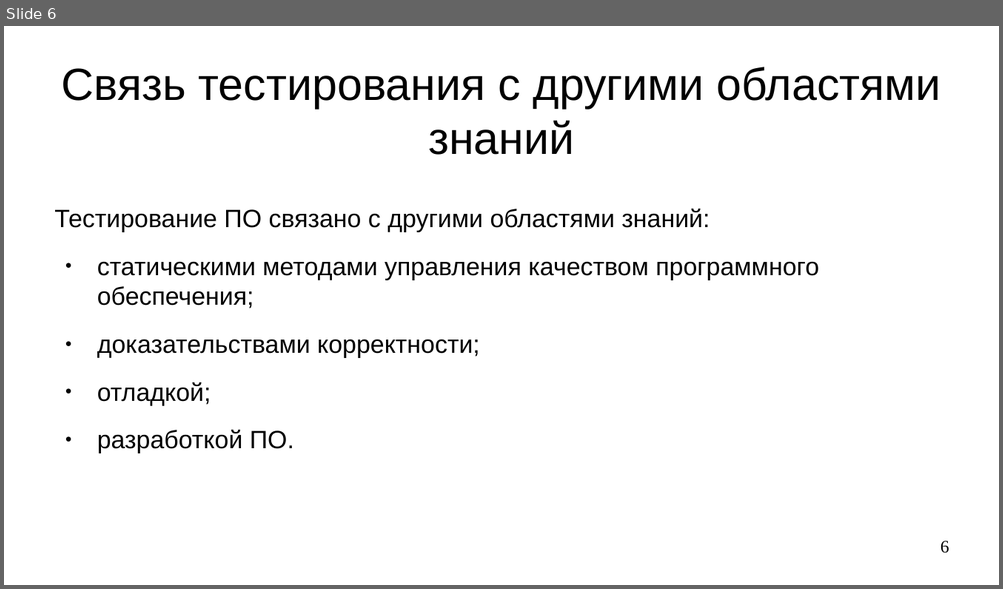
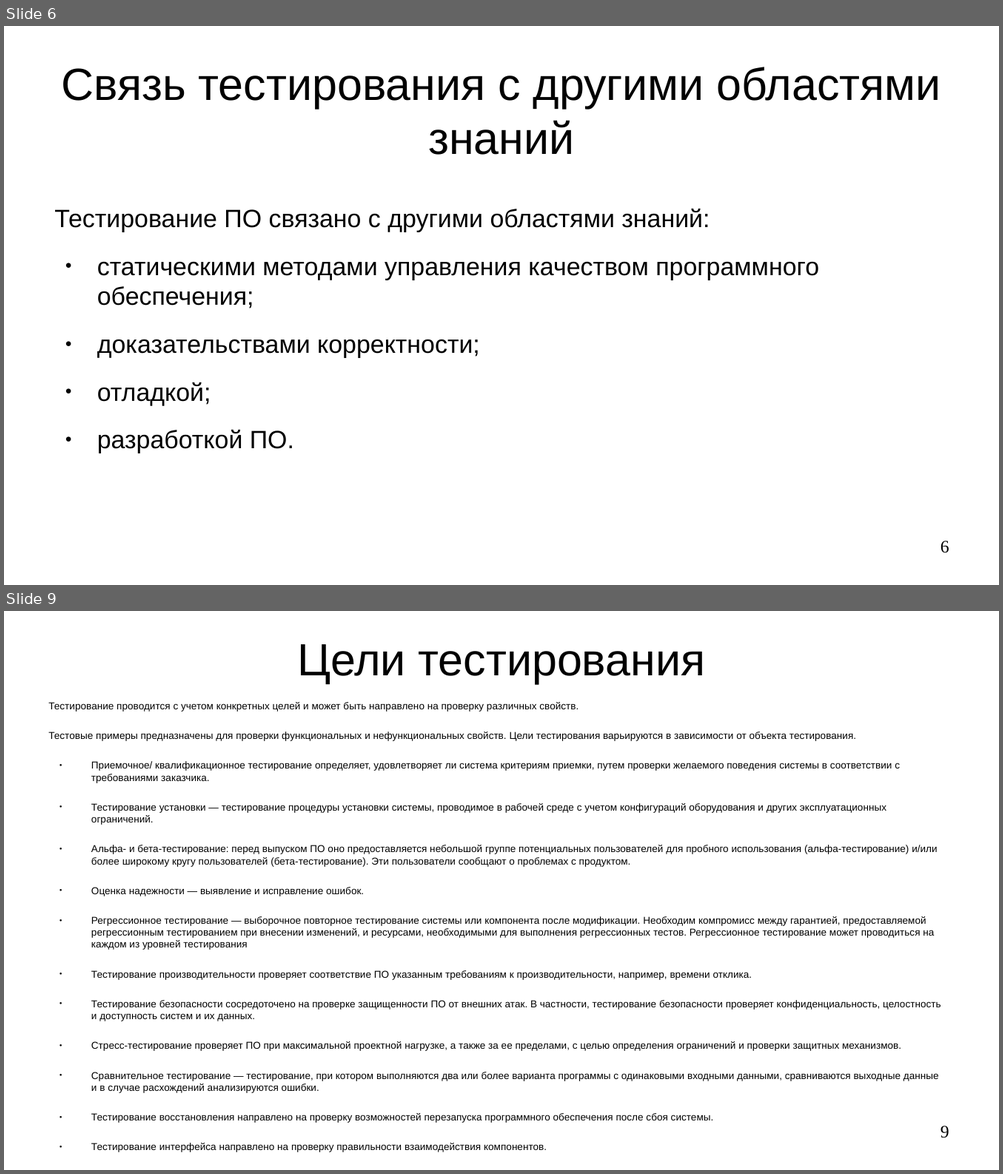
Before and after one commit to steelcraft/stud-lab, a slide deck: Лекции/CASWE01#L4.odp. Shown one above the other, each under a label of ours: slide 6 before the commit, slides 6 and 9 after it; the slides between them are not shown. The pictures are 1003x589 and 1003x1174 pixels, drawn with LibreOffice and Linux fonts; fonts in the diff are those of the drawing. Boxes give left, top, right and bottom in pixels: in the first picture for what was removed or moved away, otherwise in the second. Text is boxed around its words. In the diff, an @@ line names an element or a change of style, - is before the commit and + after.

```diff
--- a/Лекции/CASWE01#L4.odp
+++ b/Лекции/CASWE01#L4.odp
@@ slide 9 added at bbox=[4, 611, 999, 1170], background #FFFFFF @@
@@ title added at bbox=[297, 644, 706, 684], 36 pt, text #000000 @@
+Цели тестирования
@@ text added at bbox=[48, 702, 940, 1153], 8 pt, text #000000 @@
+Тестирование проводится с учетом конкретных целей и может быть направлено на проверку различных свойств.
+Тестовые примеры предназначены для проверки функциональных и нефункциональных свойств. Цели тестирования варьируются в зависимости от объекта тестирования.
+● Приемочное/ квалификационное тестирование определяет, удовлетворяет ли система критериям приемки, путем проверки желаемого поведения системы в соответствии с требованиями заказчика.
+● Тестирование установки — тестирование процедуры установки системы, проводимое в рабочей среде с учетом конфигураций оборудования и других эксплуатационных ограничений.
+● Альфа- и бета-тестирование: перед выпуском ПО оно предоставляется небольшой группе потенциальных пользователей для пробного использования (альфа-тестирование) и/или более широкому кругу пользователей (бета-тестирование). Эти пользователи сообщают о проблемах с продуктом.
+● Оценка надежности — выявление и исправление ошибок.
+● Регрессионное тестирование — выборочное повторное тестирование системы или компонента после модификации. Необходим компромисс между гарантией, предоставляемой регрессионным тестированием при внесении изменений, и ресурсами, необходимыми для выполнения регрессионных тестов. Регрессионное тестирование может проводиться на каждом из уровней тестирования
+● Тестирование производительности проверяет соответствие ПО указанным требованиям к производительности, например, времени отклика.
+● Тестирование безопасности сосредоточено на проверке защищенности ПО от внешних атак. В частности, тестирование безопасности проверяет конфиденциальность, целостность и доступность систем и их данных.
+● Стресс-тестирование проверяет ПО при максимальной проектной нагрузке, а также за ее пределами, с целью определения ограничений и проверки защитных механизмов.
+● Сравнительное тестирование — тестирование, при котором выполняются два или более варианта программы с одинаковыми входными данными, сравниваются выходные данные и в случае расхождений анализируются ошибки.
+● Тестирование восстановления направлено на проверку возможностей перезапуска программного обеспечения после сбоя системы.
+● Тестирование интерфейса направлено на проверку правильности взаимодействия компонентов.
+● Тестирование конфигурации проверяет ПО в различных заданных конфигурациях.
+● Тестирование удобства использования предназначено для оценки, насколько конечным пользователям легко освоить и использовать ПО.
@@ page number added at bbox=[940, 1126, 949, 1139], 14 pt, text #000000 @@
+9
```
Also in this commit, not shown: 2 other slides added.
